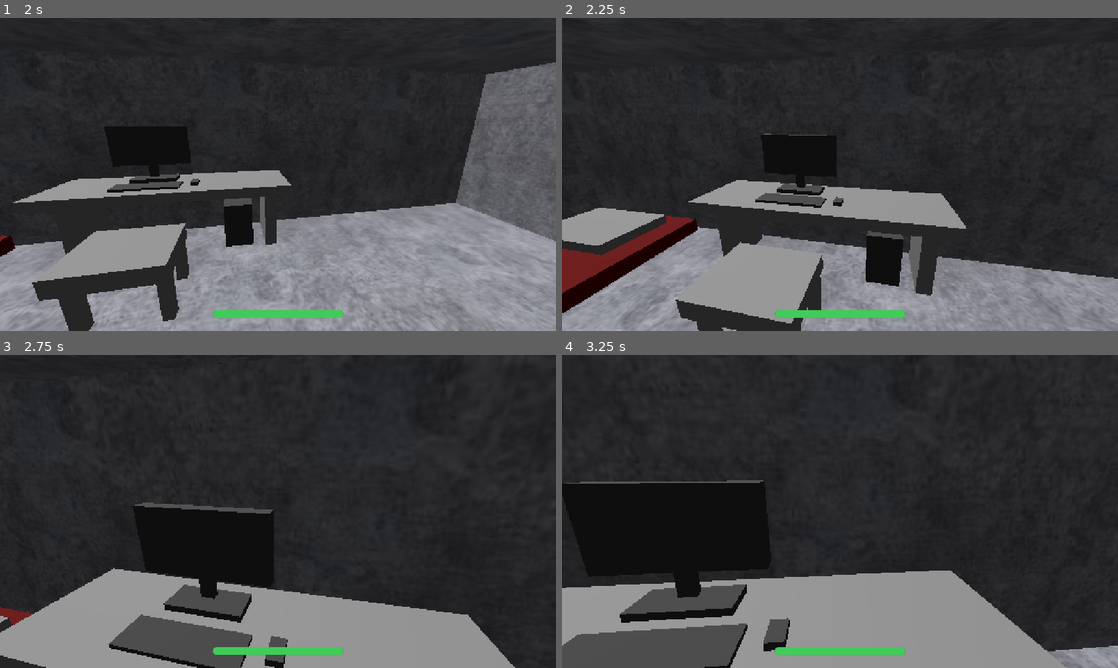
Above: before the commit, frames 1-4 (two rows, left to right).
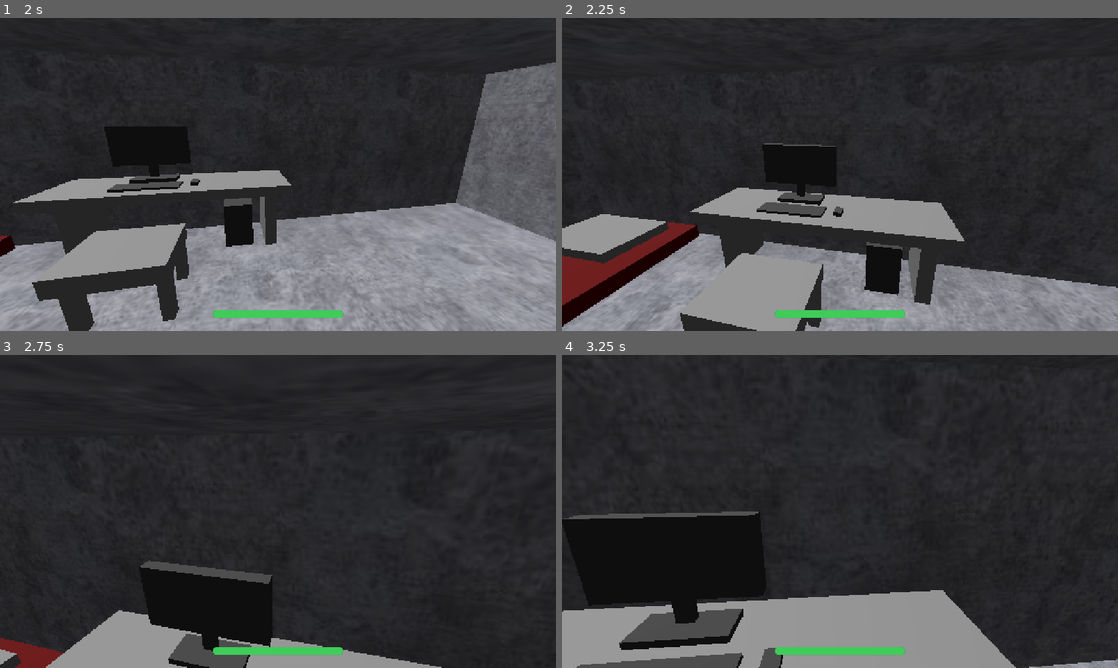
Above: after the commit, the same moments.

Repository: markuslool/Gamegaygame
Game: Godot game, scene res://scenes/main_menu.tscn
The game is run twice, just before and just after one commit, with the same random seed, the same clock (stepped at 60 frames per second) and the same inputs.
Inputs (mouse positions are in pixels of both pictures, inside the frame that each line leads up to):
- Up to frame 1 (2 s): click "Играть" at 0.5 s; tap Enter (ui_accept) at 1.25, 1.52 s; move the mouse to (305, 174) at 1.27 s; hold W from 1.28 s (still down); hold E from 1.28 s (still down); click (305, 174) at 1.42 s
- Up to frame 2 (2.25 s): keep holding W; move the mouse to (812, 174) at 2.02 s; release E at 2.03 s; tap Space at 2.1 s
- Up to frame 3 (2.75 s): keep holding W; tap Enter (ui_accept) at 2.27 s
- Up to frame 4 (3.25 s): keep holding W; move the mouse to (851, 505) at 2.77 s; hold Q from 2.78 s (still down)

Frame 1 is identical in both runs. In frame 2, 11% of the frame differs, in the area x 0-100%, y 36-100%; in frame 3, 20%, in the area x 0-93%, y 47-100%; in frame 4, 15%.

Commit message:
Update test.tscn

Diff:
--- a/scenes/test.tscn
+++ b/scenes/test.tscn
@@ -44,6 +44,7 @@
 script = ExtResource("2_player")
 speed = 10.0
 sprint_speed = 20.0
+jump_velocity = 8.0
 sprint_pitch = 1.2
 
 [node name="CollisionShape3D" type="CollisionShape3D" parent="player" unique_id=263016561]
